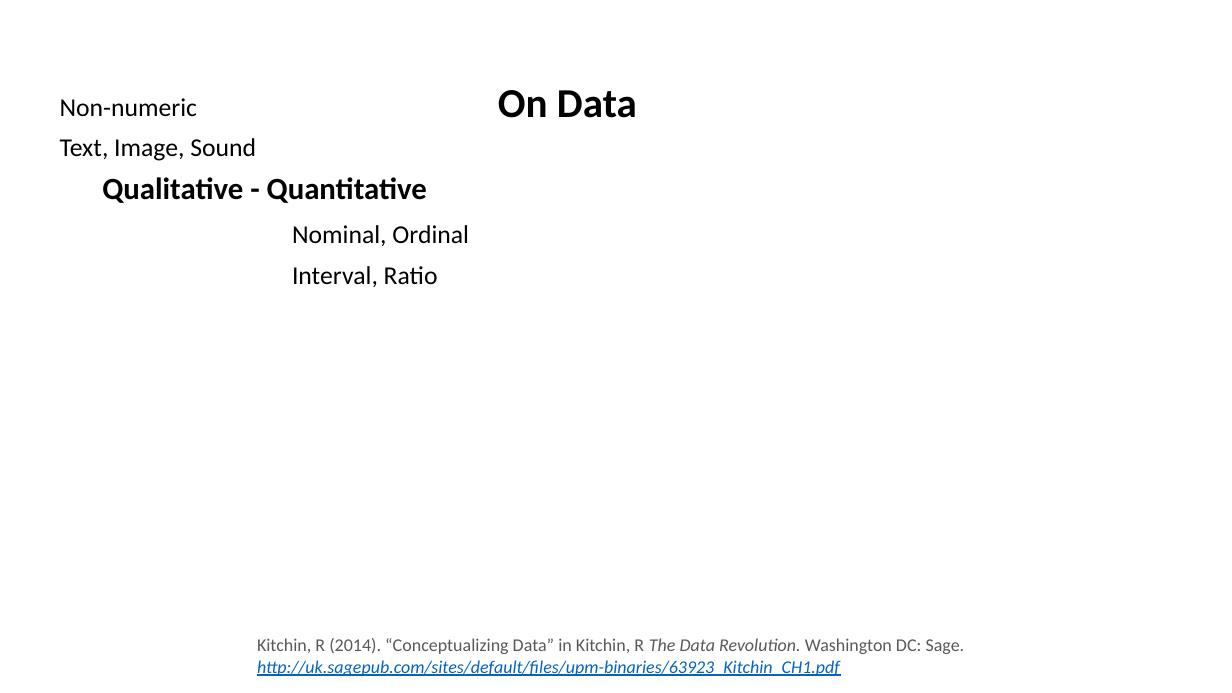
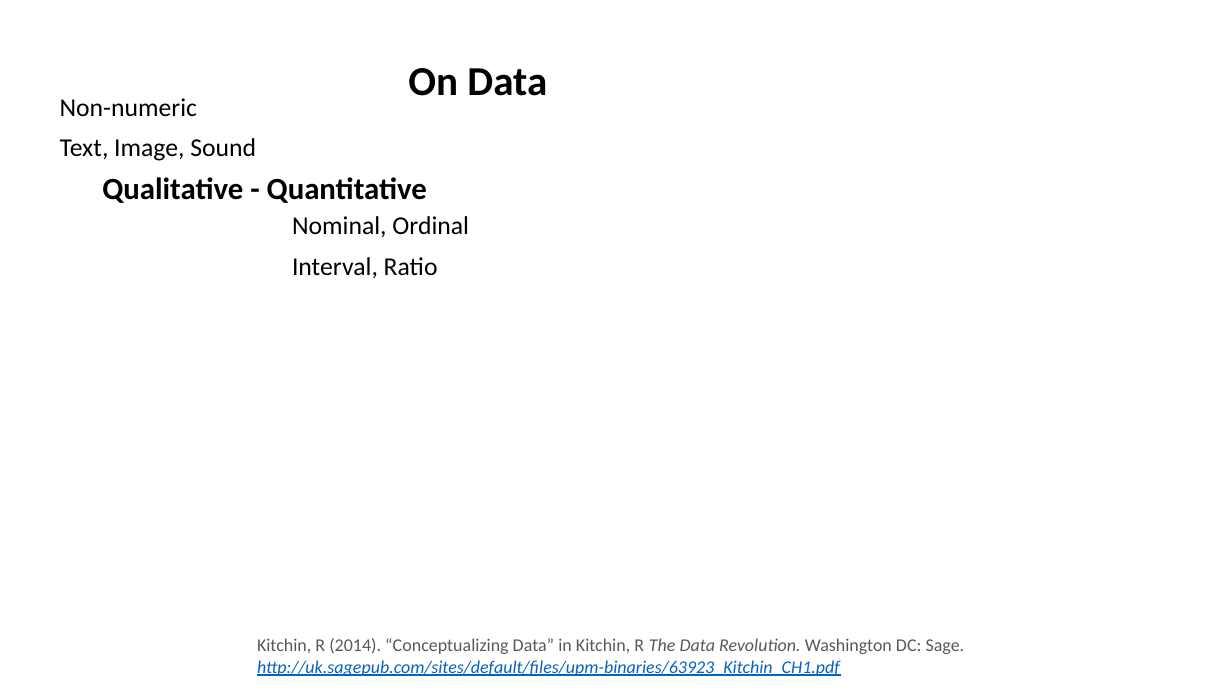
Before and after one commit to tibbben/teaching.data.literacy, a slide deck: slide 3 of UM_DataManagementClass/Lessons/03/03_firstMeeting.pptx (slide 2 before the commit). Drawn at 1232x693 pixels with LibreOffice and Linux fonts; fonts in the diff are those of the drawing. Boxes give left, top, right and bottom in pixels: in the first picture for what was removed or moved away, otherwise in the second. Text is boxed around its words. In the diff, an @@ line names an element or a change of style, - is before the commit and + after.

```diff
--- a/UM_DataManagementClass/Lessons/03/03_firstMeeting.pptx
+++ b/UM_DataManagementClass/Lessons/03/03_firstMeeting.pptx
@@ title "On Data": place and size @@
-title "On Data" at <box>498,90,637,118</box>
+title "On Data" at <box>408,68,547,96</box>
@@ text "Nominal, Ordinal": place and size @@
-text "Nominal, Ordinal" at <box>292,225,469,287</box>
+text "Nominal, Ordinal" at <box>292,216,469,278</box>
```
Also in this commit, not shown: 2 other slides changed, 3 slides added, 1 other file.
